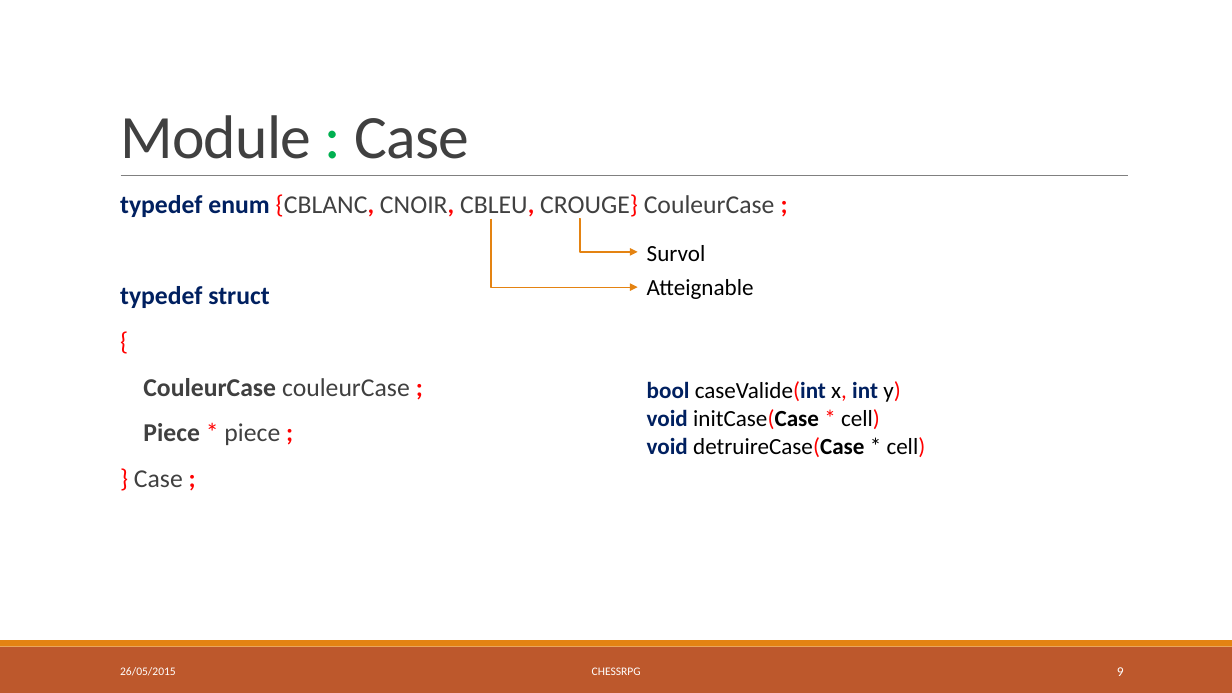
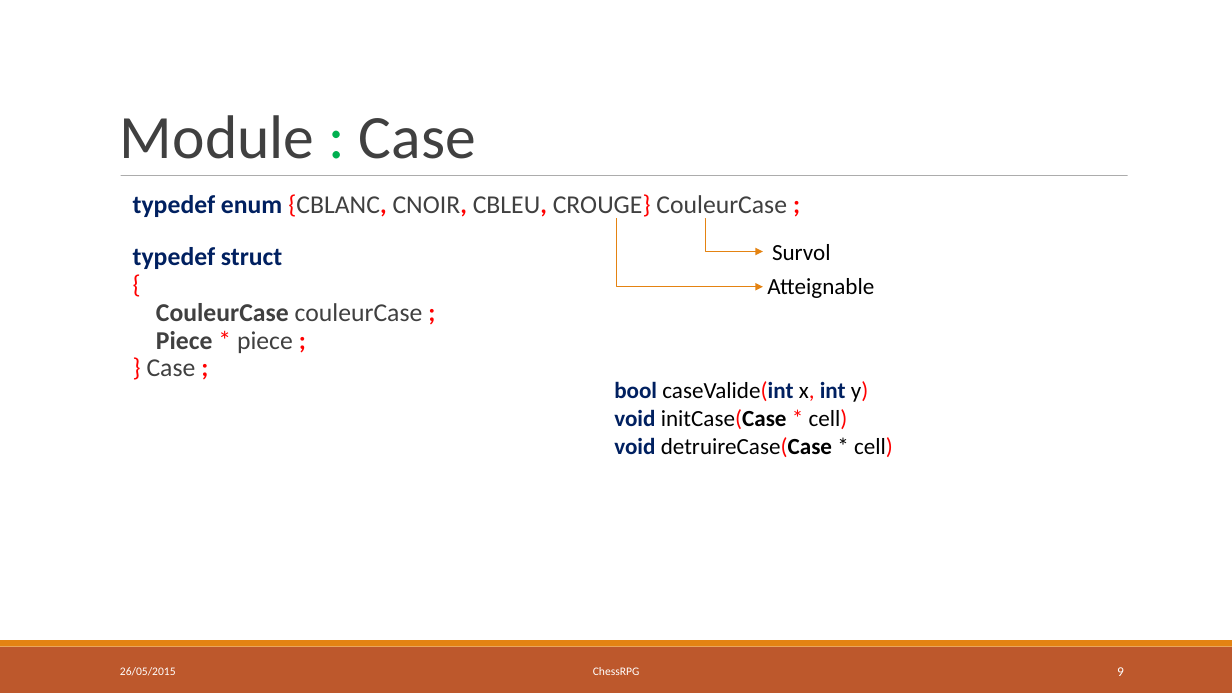
Before and after one commit to chessRPG/master, a slide deck: slide 9 of ChessRPG-présentation.pptx. Drawn at 1232x693 pixels with LibreOffice and Linux fonts; fonts in the diff are those of the drawing. Boxes give left, top, right and bottom in pixels: in the first picture for what was removed or moved away, otherwise in the second. Text is boxed around its words. In the diff, an @@ line names an element or a change of style, - is before the commit and + after.

```diff
--- a/ChessRPG-présentation.pptx
+++ b/ChessRPG-présentation.pptx
@@ text "Module : Case" at (120, 115, 476, 159): letter spacing -0.5 to 0 pt; line spacing 0.85 to 1 @@
@@ line (121, 176) - (1128, 176): stroke #808080 0.5 pt to #808080 0.51 pt @@
@@ text "typedef enum {CBLANC, CNOIR, CBLEU, ..." at (133, 194, 787, 376): indent changed; less space between paragraphs @@
@@ elbow arrow moved from (492, 219) - (638, 287) to (616, 218) - (763, 287) @@
@@ elbow arrow (616, 218) - (763, 287): stroke #E48312 1 pt to #E48312 0.99 pt @@
@@ elbow arrow moved from (579, 219) - (638, 252) to (705, 218) - (763, 251) @@
@@ elbow arrow (705, 218) - (763, 251): stroke #E48312 1 pt to #E48312 0.99 pt @@
@@ text "Survol": place and size @@
-text "Survol" at (647, 245, 706, 261)
+text "Survol" at (772, 244, 831, 260)
@@ text "Atteignable": place and size @@
-text "Atteignable" at (647, 279, 754, 299)
+text "Atteignable" at (767, 278, 874, 298)
@@ text "bool caseValide(int x, int y)": place and size @@
-text "bool caseValide(int x, int y)" at (647, 381, 926, 457)
+text "bool caseValide(int x, int y)" at (614, 381, 893, 457)
@@ text at (593, 667, 640, 675): text changed @@
-CHESSRPG
+ChessRPG
```
Also in this commit, not shown: 14 other slides changed, 2 other files.
